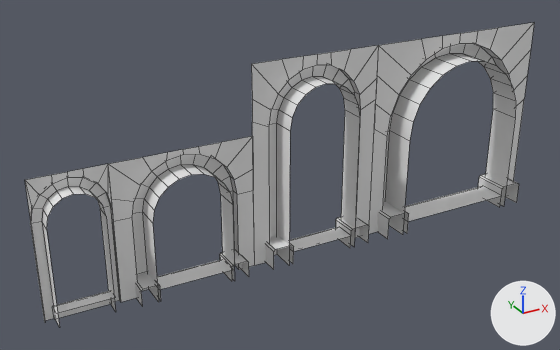
The FBX model Assets/Art/3D_Models/Arc_Walls.fbx: old version first, new version second.
Both versions are drawn from a 50 mm lens placed at (0.21, -17.51, 11.43), pointed at (10.02, 0.32, 2.52). Arrows for +X, +Y and +Z are at lower right; the lights stay in place. The older version comes first. Mesh edges are drawn as thin lines. Where no turn or scale is listed for an object, it has been applied to the vertices.

Objects in the first picture: 'Arc_Wall_2x4', 'Arc_Wall_4x4', 'Arc_Wall_4x6', 'Arc_Wall_6x6'.
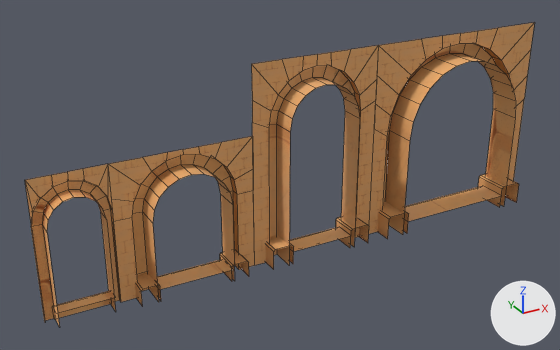
Where the newer file only moved an object's origin or applied its transform, the numbers keep the older frame.

Pixel boxes (x1, y1, x2, y2) of what changed, in the pictures (560 x 350 px):
'Arc_Wall_6x6', surface changed, recoloured (white to brown)
    both: (369, 23, 534, 239)
'Arc_Wall_4x6', surface changed, recoloured (white to brown)
    both: (251, 45, 378, 270)
'Arc_Wall_4x4', surface changed, recoloured (white to brown)
    both: (108, 136, 255, 307)
'Arc_Wall_2x4', surface changed, recoloured (white to brown)
    both: (25, 164, 121, 327)
part 1 of me_arc_wall_2x4_001, recoloured (white to brown)
    both: (25, 164, 112, 221)
part 2 of me_arc_wall_4x4_002, recoloured (white to brown)
    both: (108, 136, 255, 302)
part 3 of me_arc_wall_4x6_001, recoloured (white to brown)
    both: (251, 45, 378, 265)
part 4 of me_arc_wall_6x6_001, recoloured (white to brown)
    both: (369, 23, 534, 234)

Edits to the bpy script that builds the scene:
```text
Add img_tilevar_png:
    img_tilevar_png = load_image('TileVar.png', '../Textures/TileVar.png', 1024, 1024, 'sRGB')
Change mat_checker_arches:
    remove mat_checker_arches.base_color = (0.8, 0.8, 0.8)  # white #e7e7e7
    add mat_checker_arches.texture = img_tilevar_png
    mat_checker_arches.roughness: 0.5 -> 1.0
Add mat_walls:
    mat_walls = principled_material('Walls')
    mat_walls.texture = img_tilevar_png
    mat_walls.roughness = 1.0
Change me_arc_wall_6x6_001:
    where me_arc_wall_6x6_001.from_pydata(...)  # 115 vertices, 81 faces; spans x -6.0..0.0, y -0.56..0.61, z 0.0..6.0
    used by ob_arc_wall_6x6; location = (19.0, 0.0, 0.0)
    me_arc_wall_6x6_001 part 4: all 14 faces centred in x -5.75..-0.25, y 0.0, z 1.66..5.82 switch from mat_checker_arches (white #e7e7e7) to mat_walls (picture img_tilevar_png)
Change me_arc_wall_4x6_001:
    where me_arc_wall_4x6_001.from_pydata(...)  # 105 vertices, 73 faces; spans x -4.0..0.0, y -0.5..0.39, z 0.0..6.0
    used by ob_arc_wall_4x6; location = (13.0, 0.0, 0.0)
    me_arc_wall_4x6_001 part 3: all 12 faces centred in x -3.75..-0.25, y 0.0, z 2.14..5.83 switch from mat_checker_arches (white #e7e7e7) to mat_walls (picture img_tilevar_png)
Change me_arc_wall_2x4_001:
    where me_arc_wall_2x4_001.from_pydata(...)  # 57 vertices, 41 faces; spans x -2.0..0.0, y -0.4..0.1, z 0.0..4.0
    used by ob_arc_wall_2x4; location = (5.0, 0.0, 0.0)
    me_arc_wall_2x4_001 part 1: all 8 faces centred in x -1.97..-0.03, y 0.0, z 3.34..3.9 switch from mat_checker_arches (white #e7e7e7) to mat_walls (picture img_tilevar_png)
Change me_arc_wall_4x4_002:
    used by ob_arc_wall_4x4; location = (9.0, 0.0, 0.0)
    remove me_arc_wall_4x4_002.from_pydata(...)  # 105 vertices, 73 faces; spans x -4.0..0.0, y -0.5..0.34, z -0.01..4.0
    add me_arc_wall_4x4_002.from_pydata(...)  # 105 vertices, 73 faces; spans x -4.0..0.0, y -0.5..0.34, z 0.0..4.0
    me_arc_wall_4x4_002 part 2: all 12 faces centred in x -3.75..-0.25, y 0.0, z 1.2..3.91 switch from mat_checker_arches (white #e7e7e7) to mat_walls (picture img_tilevar_png)
    edits to the shape of me_arc_wall_4x4_002 do not show in these pictures
```
